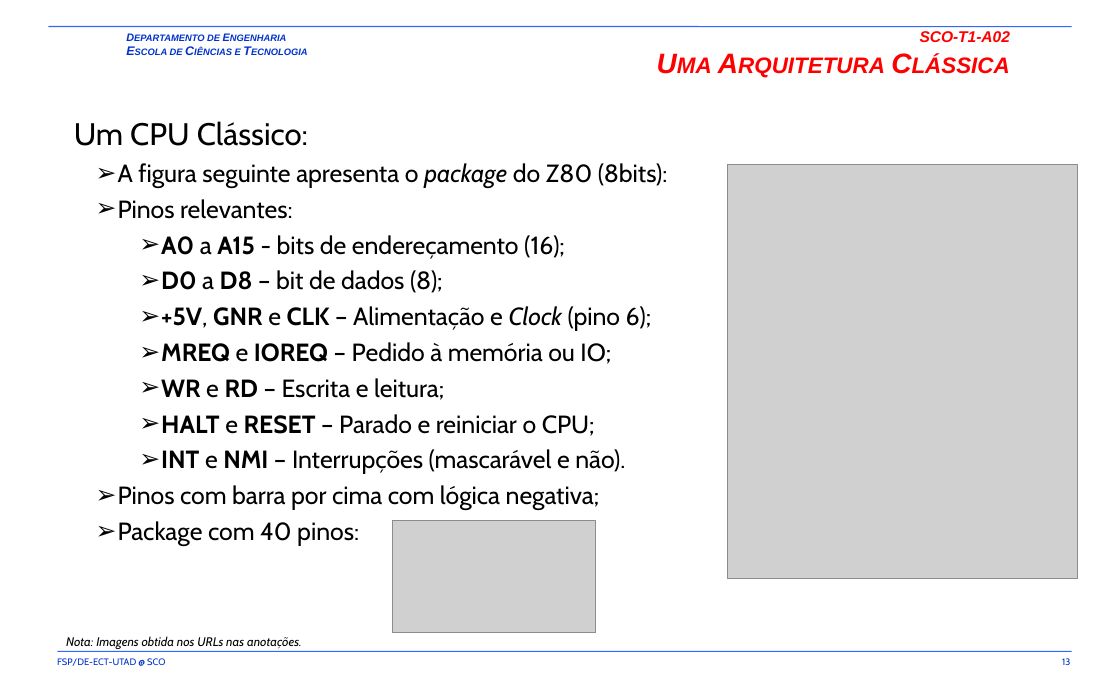
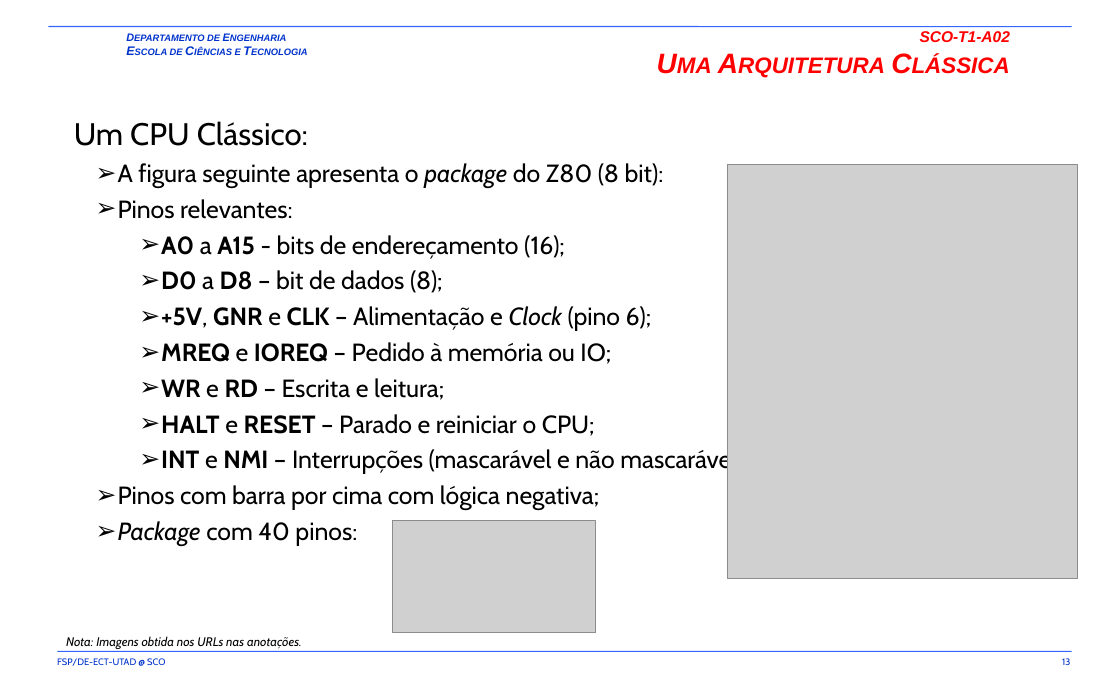
Before and after one commit to fsp864/UTAD-SCO, a slide deck: slide 13 of aulas/t/old/SCO-T1-A01-A02.pptx. Drawn at 1120x700 pixels with LibreOffice and Linux fonts; fonts in the diff are those of the drawing; grey boxes stand for pictures; background and template pictures are left out. Boxes give left, top, right and bottom in pixels: in the first picture for what was removed or moved away, otherwise in the second. Text is boxed around its words. In the diff, an @@ line names an element or a change of style, - is before the commit and + after.

```diff
--- a/aulas/t/old/SCO-T1-A01-A02.pptx
+++ b/aulas/t/old/SCO-T1-A01-A02.pptx
@@ text at <box>118,163,664,187</box>: text changed @@
-  ➢ A figura seguinte apresenta o package do Z80 (8bits):
+  ➢ A figura seguinte apresenta o package do Z80 (8 bit):
@@ text at <box>161,448,748,474</box>: text changed @@
-    ➢ INT e NMI – Interrupções (mascarável e não).
+    ➢ INT e NMI – Interrupções (mascarável e não mascarável).
@@ text at <box>118,521,357,546</box>: italic on in "Package" @@
```
Also in this commit, not shown: 5 other slides changed, 1 slide added, 1 other file.
